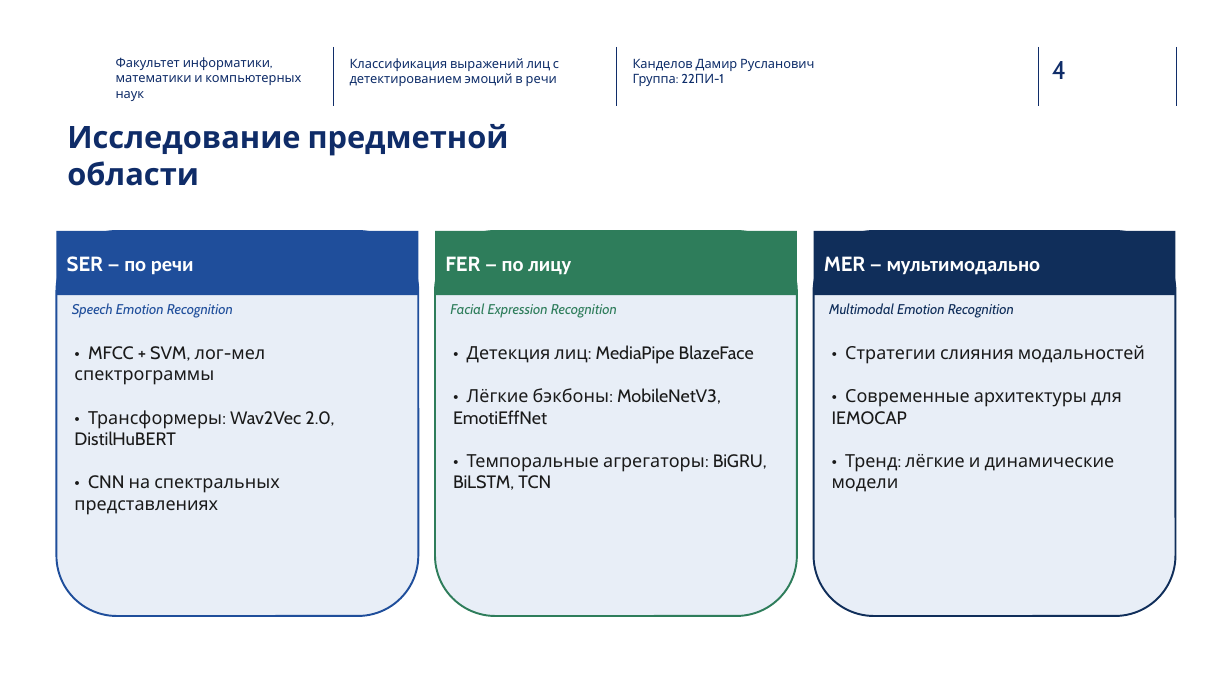
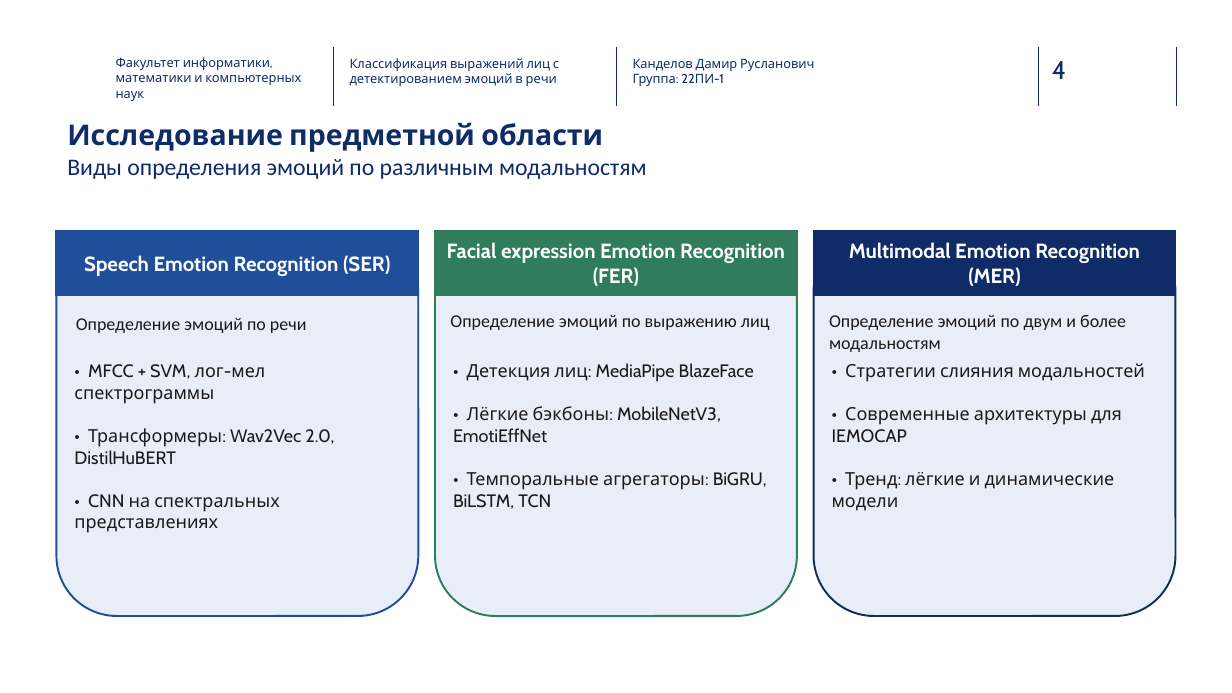
Before and after one commit to Kaparya/Classification-of-Facial-Expressions, a slide deck: slide 4 of Diploma_presentation.pptx. Drawn at 1232x693 pixels with LibreOffice and Linux fonts; fonts in the diff are those of the drawing; background and template pictures are left out. Boxes give left, top, right and bottom in pixels: in the first picture for what was removed or moved away, otherwise in the second. Text is boxed around its words. In the diff, an @@ line names an element or a change of style, - is before the commit and + after.

```diff
--- a/Diploma_presentation.pptx
+++ b/Diploma_presentation.pptx
@@ text at [67,122,603,152]: size 24 to 22.2 pt in "Исследование предметной области" @@
@@ text at [67,159,646,179]: paragraph added @@
+Виды определения эмоций по различным модальностям
@@ rectangle "Speech Emotion Recognition (SER)" at [56,231,419,295]: outline none to #1E4D9B 1.5 pt @@
@@ rectangle "Facial expression Emotion Recognition (FER)" at [435,231,798,295]: fill #2E7D5B to #2F7D5B; outline none to #2F7D5B 1.5 pt @@
@@ rectangle "Multimodal Emotion Recognition (MER)" at [814,231,1177,295]: fill #102E5A to #0F2C68; outline none to #0F2C68 1.5 pt @@
@@ text in rectangle at [84,255,390,276]: text changed; font Calibri to Cabin @@
-SER — по речи
+Speech Emotion Recognition (SER)
@@ text in rectangle at [447,242,785,286]: text changed; font Calibri to Cabin @@
-FER — по лицу
+Facial expression Emotion Recognition (FER)
@@ text in rectangle at [849,242,1140,286]: text changed; font Calibri to Cabin @@
-MER — мультимодально
+Multimodal Emotion Recognition (MER)
@@ text at [76,318,307,333]: text changed; size 11 to 14 pt; font Cabin to Calibri; text colour #1F4E9B to #1A1A1A; italic off @@
-Speech Emotion Recognition
+Определение эмоций по речи
@@ text at [450,315,770,330]: text changed; size 11 to 14 pt; font Cabin to Calibri; text colour #2E7D5B to #1A1A1A; italic off @@
-Facial Expression Recognition
+Определение эмоций по выражению лиц
@@ text at [829,315,1126,352]: text changed; size 11 to 14 pt; font Cabin to Calibri; text colour #102E5A to #1A1A1A; italic off @@
-Multimodal Emotion Recognition
+Определение эмоций по двум и более модальностям
@@ 3 texts: place and size @@
-3 texts at [74,345,1145,515]
+3 texts at [74,363,1145,533]
```
Also in this commit, not shown: 5 other slides changed, 1 other file.
